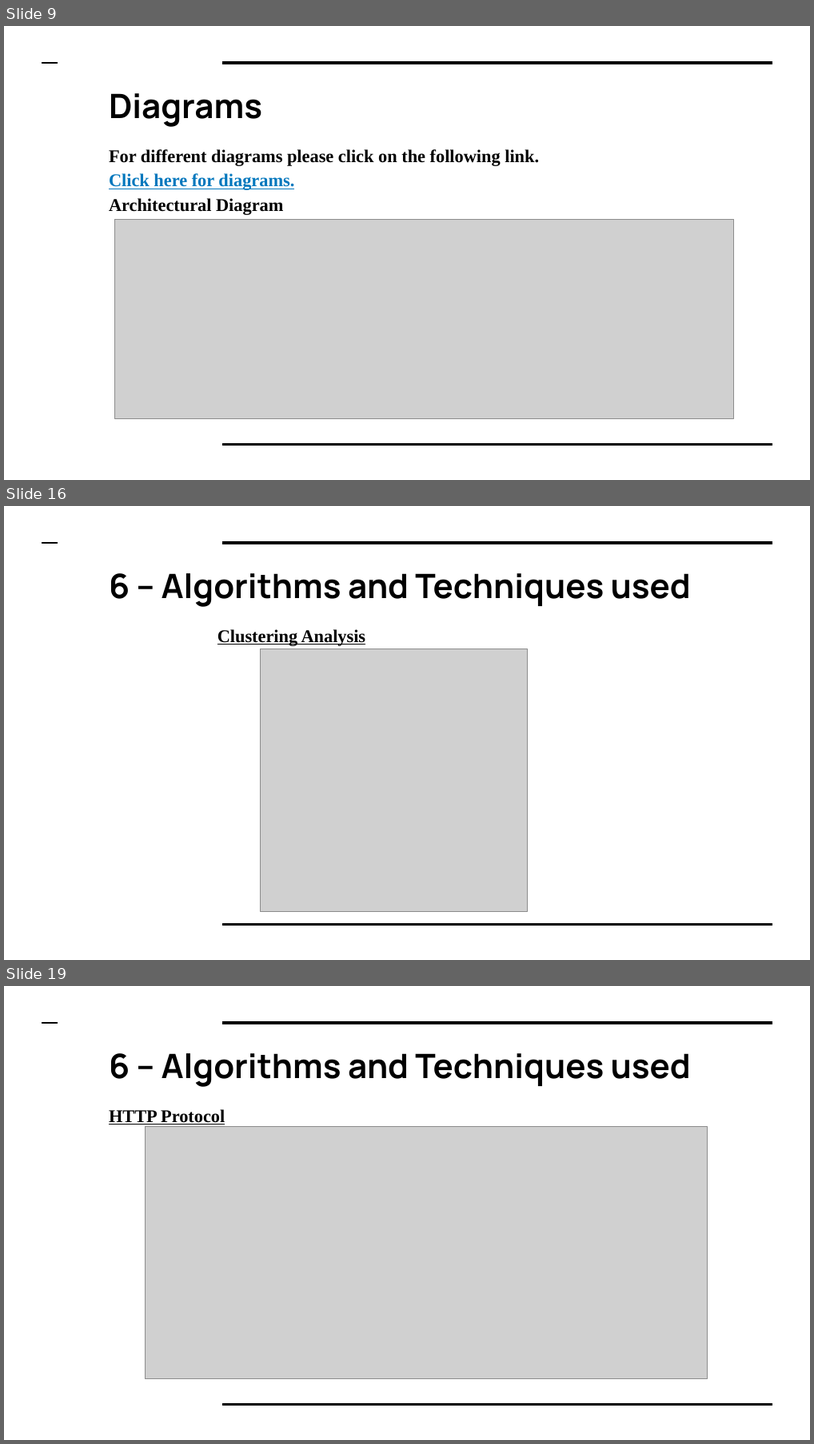
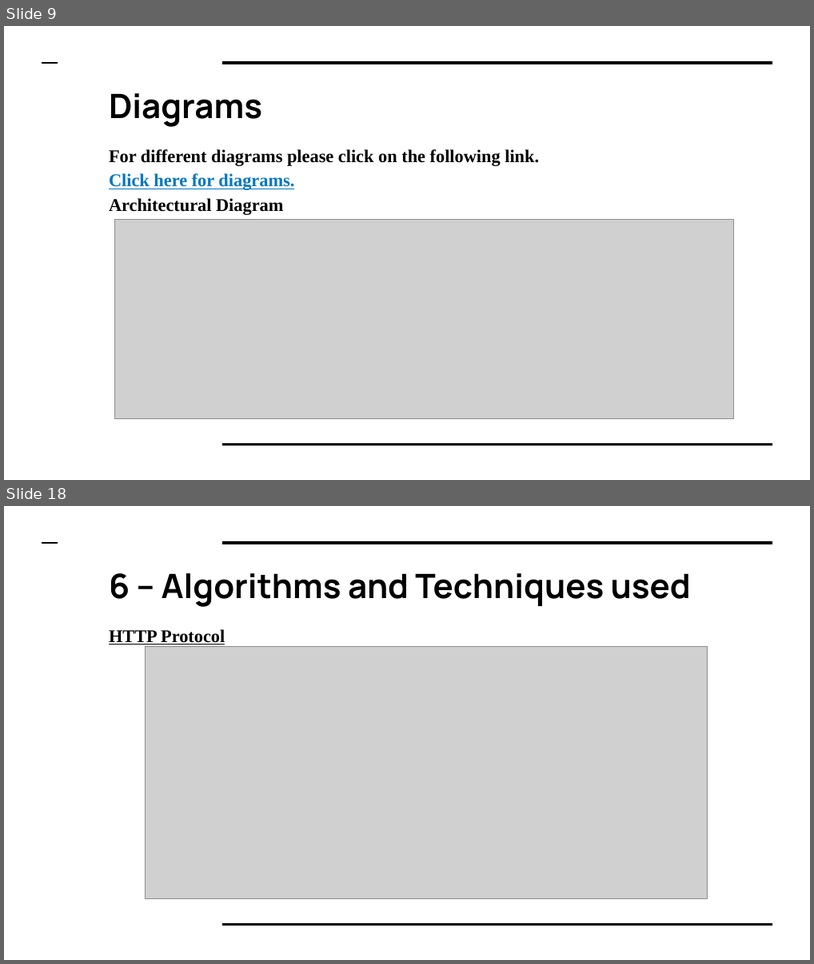
Before and after one commit to meetb007/kissan-bandhu, a slide deck: documents/kisaan Bandhu.pptx. Shown one above the other, each under a label of ours: slides 9, 16 and 19 before the commit, slides 9 and 18 after it; the slides between them are not shown. The pictures are 814x1444 and 814x964 pixels, drawn with LibreOffice and Linux fonts; fonts in the diff are those of the drawing; grey boxes stand for pictures. Boxes give left, top, right and bottom in pixels: in the first picture for what was removed or moved away, otherwise in the second. Text is boxed around its words. In the diff, an @@ line names an element or a change of style, - is before the commit and + after.

```diff
--- a/documents/kisaan Bandhu.pptx
+++ b/documents/kisaan Bandhu.pptx
@@ slide 16 removed at (x1=4, y1=506, x2=810, y2=960), background #FFFFFF; not listed: 3 template elements that a slide beside it also shows @@
@@ title removed at (x1=109, y1=573, x2=691, y2=607) @@
-6 – Algorithms and Techniques used
@@ text removed at (x1=218, y1=629, x2=366, y2=646) @@
-Clustering Analysis
@@ picture removed at (x1=261, y1=648, x2=528, y2=911) @@
@@ what was slide 19 is now slide 18 @@
```
Also in this commit, not shown: 9 slides changed, 2 slides added, 1 other slide removed, 4 other files.
